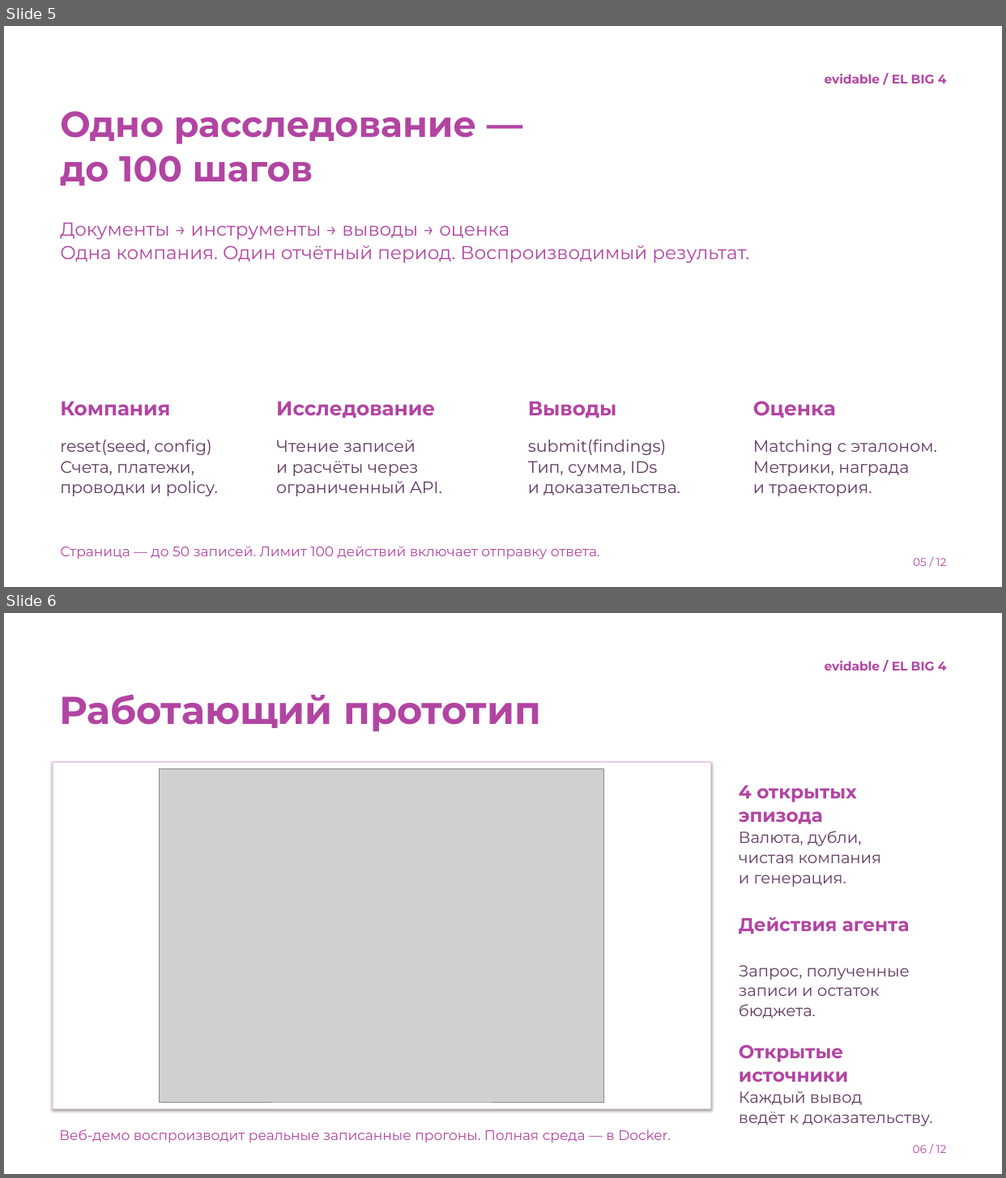
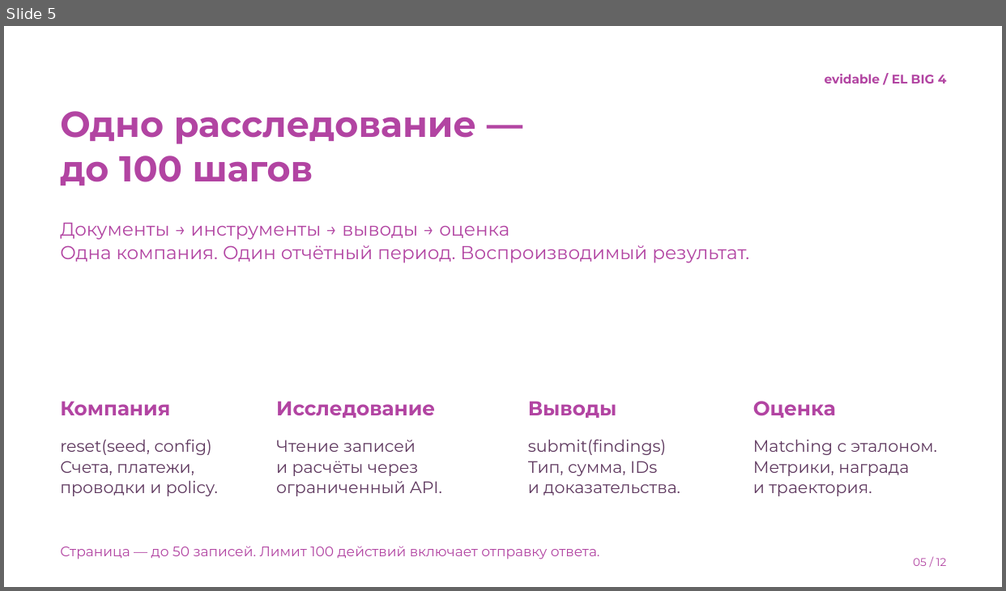
Before and after one commit to amurapan/genesis, a slide deck: demo/presentation.pptx. Shown one above the other, each under a label of ours: slides 5 and 6 before the commit, slide 5 after it. The pictures are 1006x1178 and 1006x591 pixels, drawn with LibreOffice and Linux fonts; fonts in the diff are those of the drawing; grey boxes stand for pictures; background and template pictures are left out. Boxes give left, top, right and bottom in pixels: in the first picture for what was removed or moved away, otherwise in the second. Text is boxed around its words. In the diff, an @@ line names an element or a change of style, - is before the commit and + after.

```diff
--- a/demo/presentation.pptx
+++ b/demo/presentation.pptx
@@ slide 6 removed at [4,613,1002,1174], background picture (left out) @@
@@ text removed at [825,661,947,671] @@
-evidable / EL BIG 4
@@ text removed at [59,694,541,732] @@
-Работающий прототип
@@ rectangle removed at [53,762,711,1110] @@
@@ picture removed at [160,769,604,1102] @@
@@ text removed at [739,786,857,824] @@
-4 открытых
-эпизода
@@ text removed at [739,831,881,887] @@
-Валюта, дубли,
-чистая компания
-и генерация.
@@ text removed at [739,917,909,935] @@
-Действия агента
@@ text removed at [739,965,910,1019] @@
-Запрос, полученные
-записи и остаток
-бюджета.
@@ text removed at [739,1045,848,1082] @@
-Открытые
-источники
@@ text removed at [739,1091,932,1127] @@
-Каждый вывод
-ведёт к доказательству.
@@ text removed at [59,1130,671,1144] @@
-Веб-демо воспроизводит реальные записанные прогоны. Полная среда — в Docker.
@@ text removed at [913,1145,947,1153] @@
-06 / 12
```
Also in this commit, not shown: 5 slides changed, 1 slide added, 26 other files.
